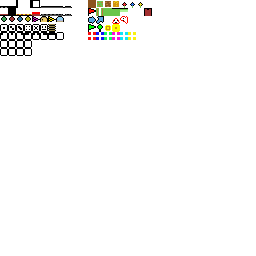
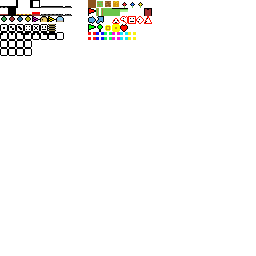
Layer changes from the first 256x256 image to the second:
painted on "Layer" over (x1=120, y1=16, x2=152, y2=32)
